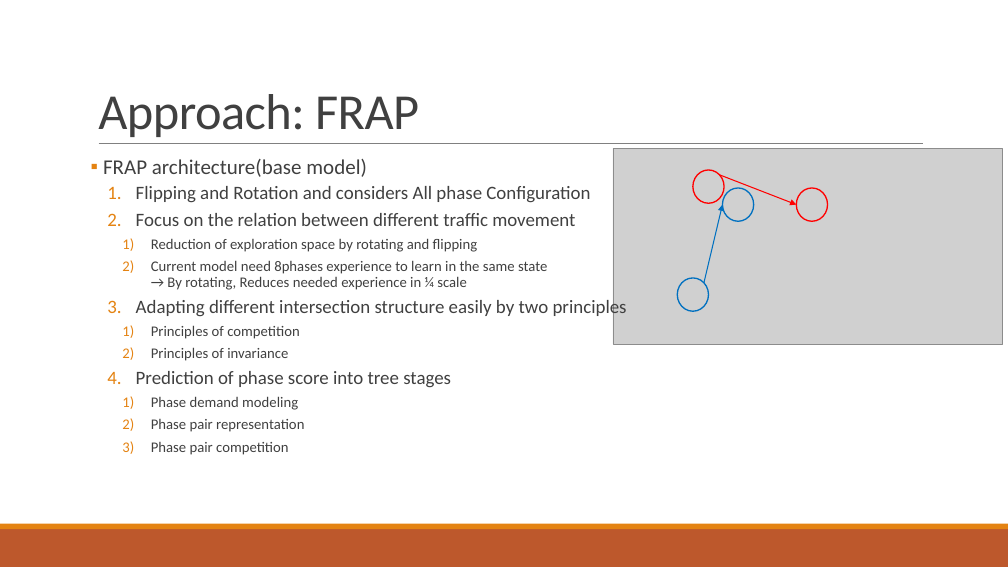
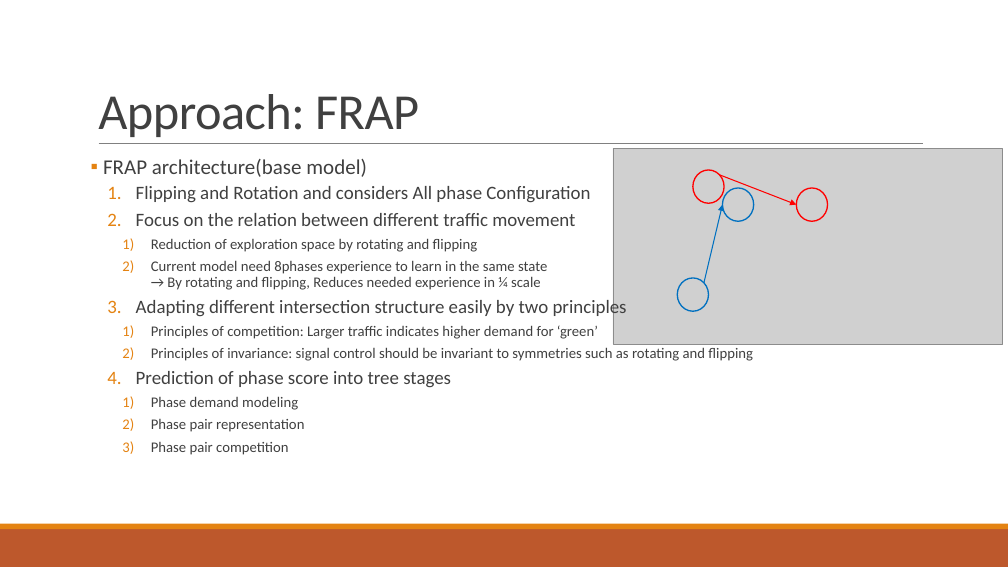
Before and after one commit to 3neutronstar/traffic-optimization_RL, a slide deck: slide 21 of 1st_Seminar(강민수).pptx (slide 24 before the commit). Drawn at 1008x567 pixels with LibreOffice and Linux fonts; fonts in the diff are those of the drawing; grey boxes stand for pictures. Boxes give left, top, right and bottom in pixels: in the first picture for what was removed or moved away, otherwise in the second. Text is boxed around its words. In the diff, an @@ line names an element or a change of style, - is before the commit and + after.

```diff
--- a/1st_Seminar(강민수).pptx
+++ b/1st_Seminar(강민수).pptx
@@ text at (151,261,547,290): text changed @@
-    2) Current model need 8phases experience to learn in the same state
-       → By rotating, Reduces needed experience in ¼ scale
+    2) Current model need 8phases experience to learn in the same state
+       → By rotating and flipping, Reduces needed experience in ¼ scale
@@ text at (151,325,753,361): text changed @@
-    1) Principles of competition
-    2) Principles of invariance
+    1) Principles of competition: Larger traffic indicates higher demand for ‘green’
+    2) Principles of invariance: signal control should be invariant to symmetries such as rotating and flipping
```
Also in this commit, not shown: 9 other slides changed, 10 slides added, 3 slides removed, 2 other files.
